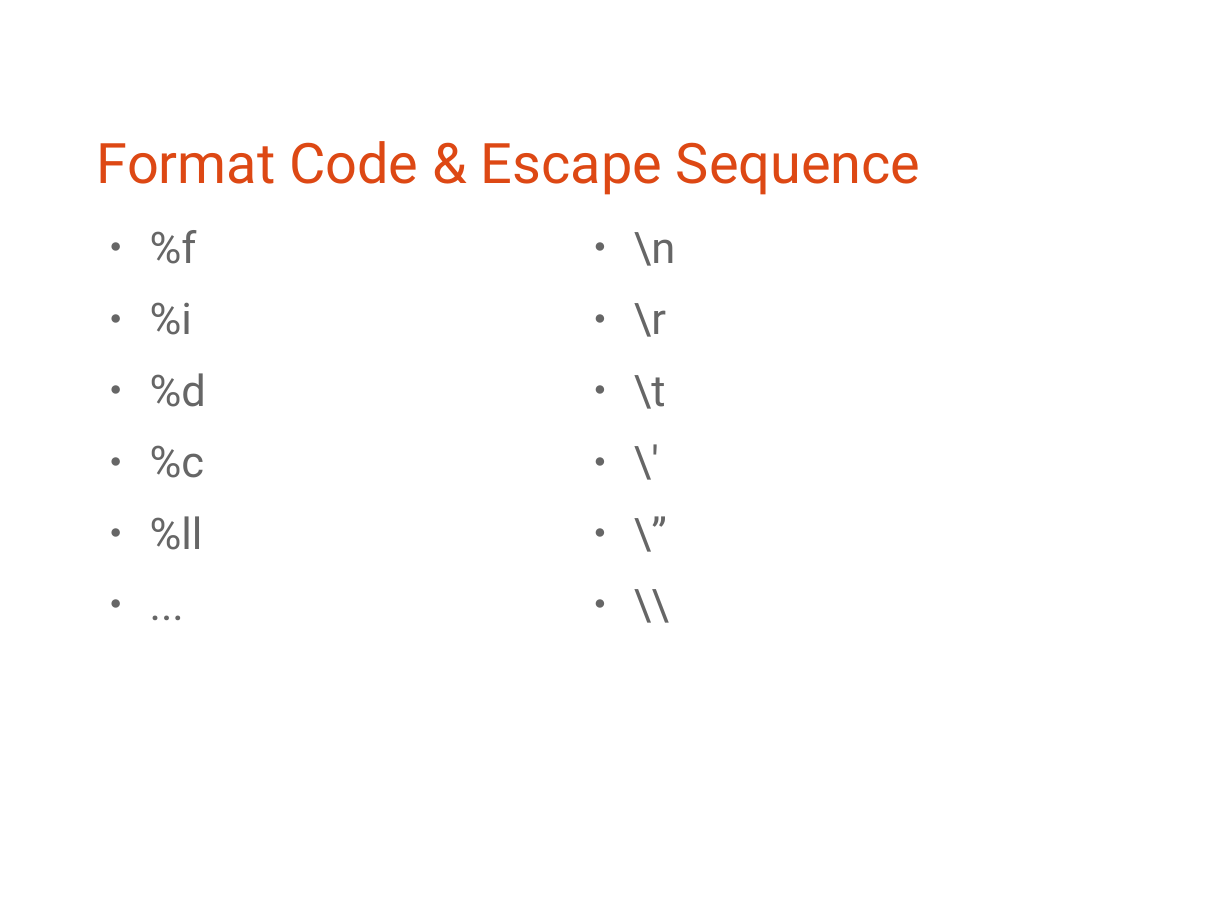
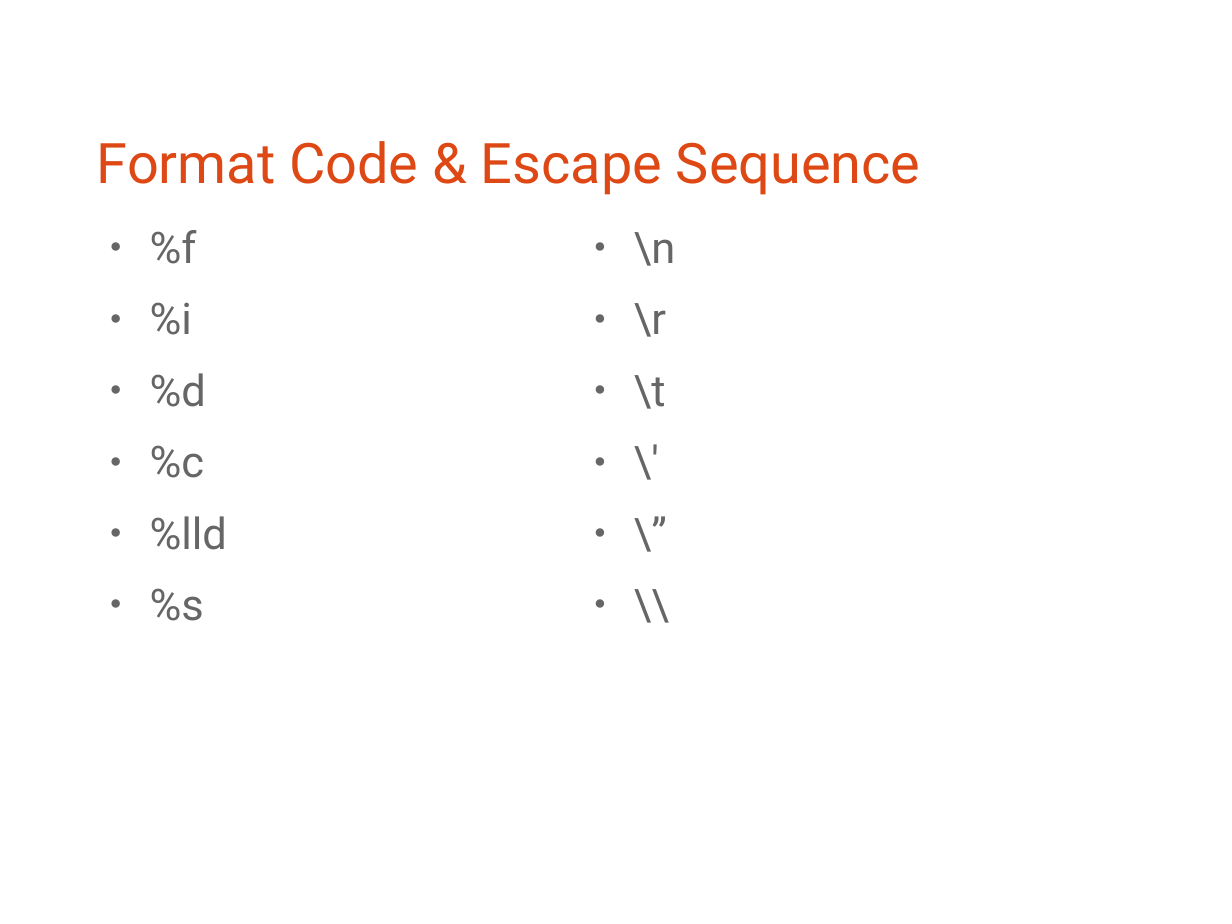
Before and after one commit to bagustris/prokom-tf, a slide deck: slide 12 of prokom1.odp. Drawn at 1232x924 pixels with LibreOffice and Linux fonts; fonts in the diff are those of the drawing. Boxes give left, top, right and bottom in pixels: in the first picture for what was removed or moved away, otherwise in the second. Text is boxed around its words. In the diff, an @@ line names an element or a change of style, - is before the commit and + after.

```diff
--- a/prokom1.odp
+++ b/prokom1.odp
@@ text at [150, 516, 227, 621]: text changed @@
-● %ll
-● ...
+● %lld
+● %s
```
Also in this commit, not shown: 2 other slides changed, 1 slide added, 6 other files.
